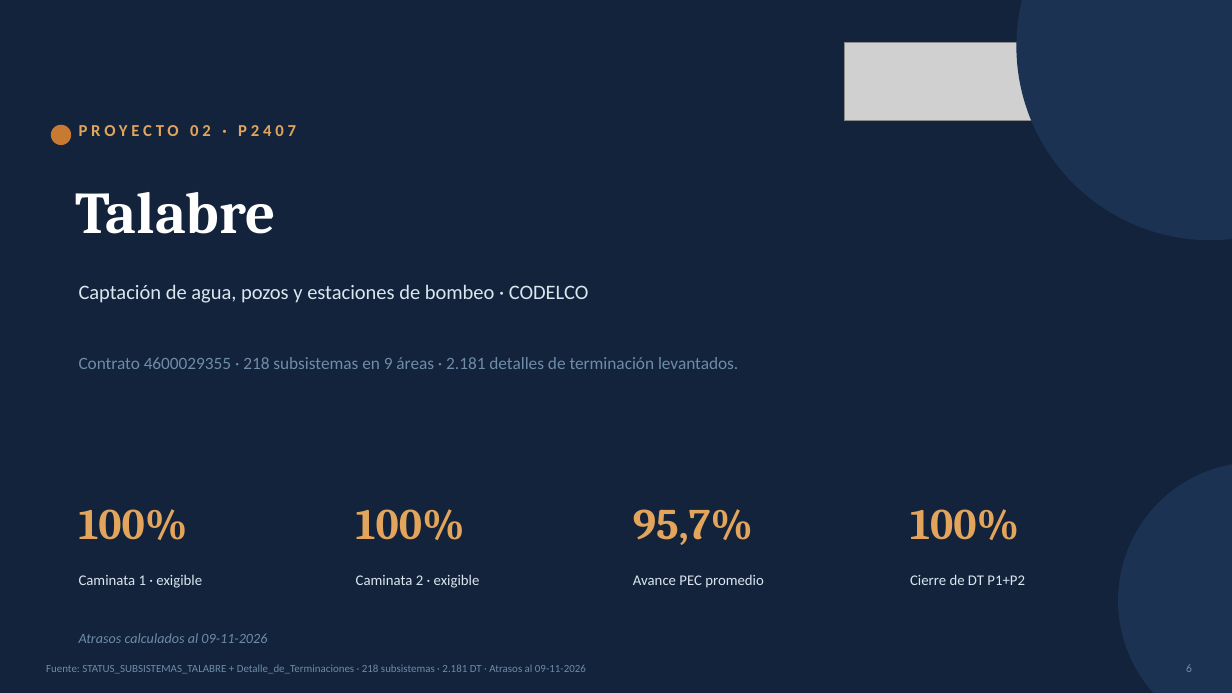
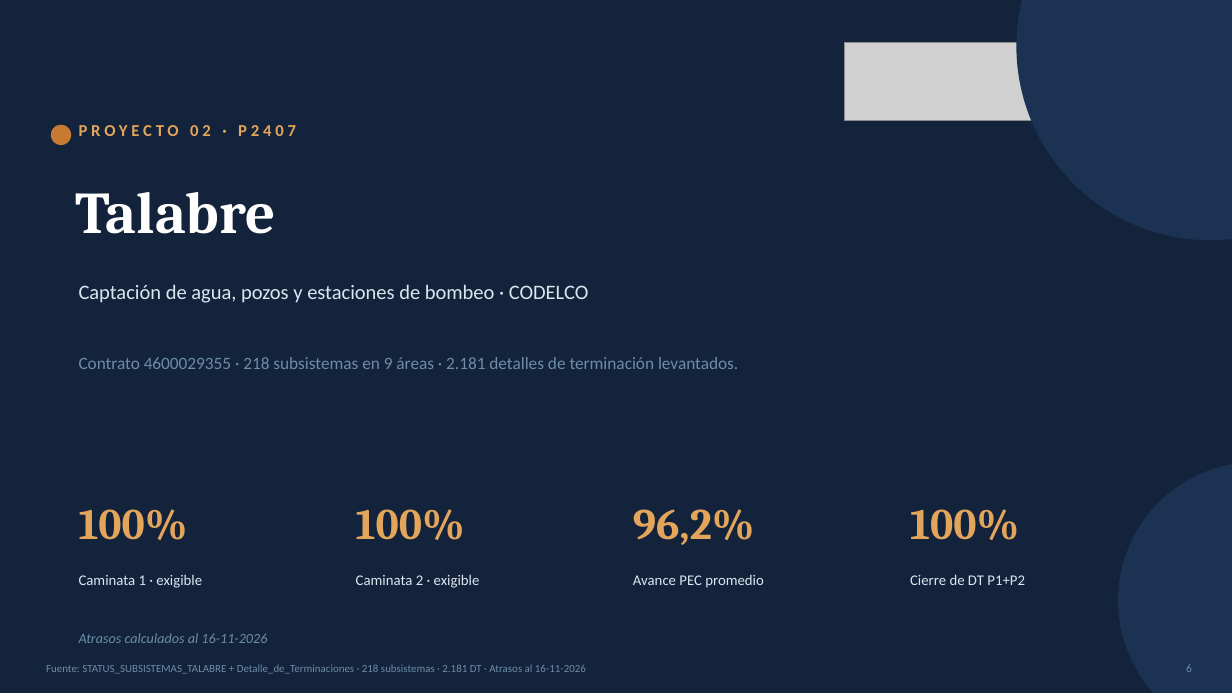
Before and after one commit to tdkvalex/Dashboard-HSEQ, a slide deck: slide 6 of panel_control_TOP_P1/Panel_Control_TOP_P1.pptx. Drawn at 1232x693 pixels with LibreOffice and Linux fonts; fonts in the diff are those of the drawing; grey boxes stand for pictures. Boxes give left, top, right and bottom in pixels: in the first picture for what was removed or moved away, otherwise in the second. Text is boxed around its words. In the diff, an @@ line names an element or a change of style, - is before the commit and + after.

```diff
--- a/panel_control_TOP_P1/Panel_Control_TOP_P1.pptx
+++ b/panel_control_TOP_P1/Panel_Control_TOP_P1.pptx
@@ text at [633,509,754,545]: text changed @@
-95,7%
+96,2%
@@ text at [79,633,267,643]: text changed @@
-Atrasos calculados al 09-11-2026
+Atrasos calculados al 16-11-2026
@@ text at [46,664,586,674]: text changed @@
-Fuente: STATUS_SUBSISTEMAS_TALABRE + Detalle_de_Terminaciones · 218 subsistemas · 2.181 DT · Atrasos al 09-11-2026
+Fuente: STATUS_SUBSISTEMAS_TALABRE + Detalle_de_Terminaciones · 218 subsistemas · 2.181 DT · Atrasos al 16-11-2026
```
Also in this commit, not shown: 4 other slides changed, 3 other files.
